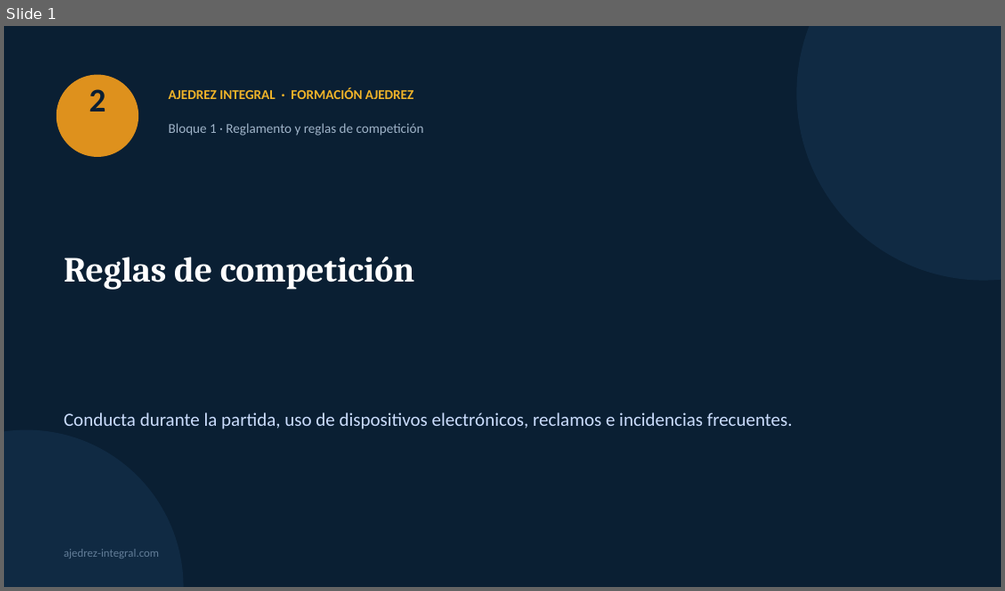
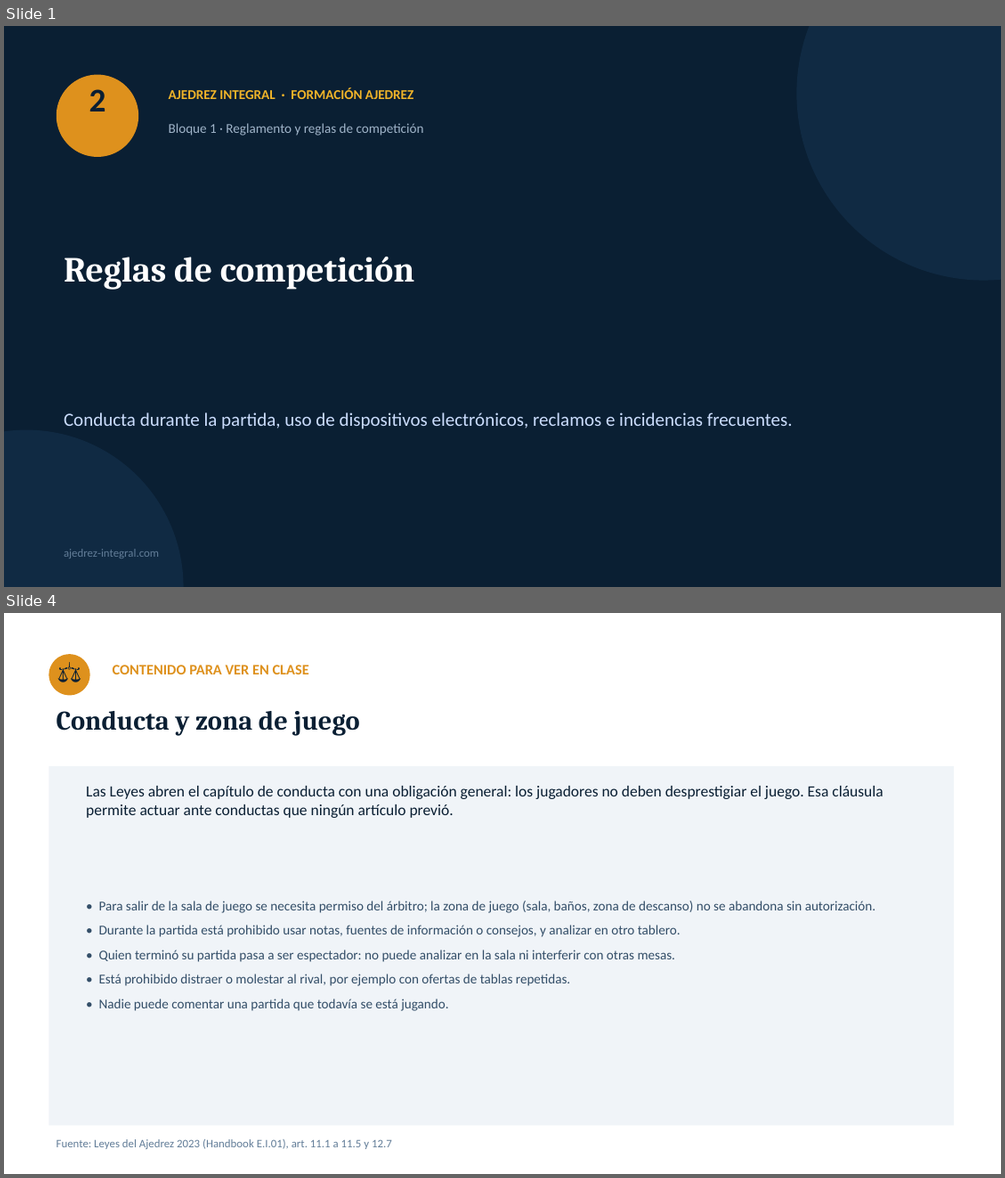
Before and after one commit to GMpupilo2026/Pagina-Completa, a slide deck: cursos/recursos/formacion-ajedrez/02-reglas-de-competicion.pptx. Shown one above the other, each under a label of ours: slide 1 before the commit, slides 1 and 4 after it; the slides between them are not shown. The pictures are 1005x591 and 1005x1178 pixels, drawn with LibreOffice and Linux fonts; fonts in the diff are those of the drawing. Boxes give left, top, right and bottom in pixels: in the first picture for what was removed or moved away, otherwise in the second. Text is boxed around its words. In the diff, an @@ line names an element or a change of style, - is before the commit and + after.

```diff
--- a/cursos/recursos/formacion-ajedrez/02-reglas-de-competicion.pptx
+++ b/cursos/recursos/formacion-ajedrez/02-reglas-de-competicion.pptx
@@ slide 4 added at box(4, 613, 1001, 1174), background #FFFFFF @@
@@ ellipse added at box(48, 654, 90, 695), fill #DE911D @@
@@ text added at box(48, 654, 90, 695), 20 pt, text #0A1F33 @@
+⚖
@@ text added at box(113, 665, 309, 674), 14 pt, text #DE911D, bold @@
+CONTENIDO PARA VER EN CLASE
@@ text added at box(57, 711, 360, 735), 26 pt, text #0A1F33, bold @@
+Conducta y zona de juego
@@ rectangle added at box(48, 766, 954, 1126), fill #F0F4F8 @@
@@ text added at box(86, 786, 882, 818), 15 pt, text #0A1F33 @@
+Las Leyes abren el capítulo de conducta con una obligación general: los jugadores no deben desprestigiar el juego. Esa cláusula permite actuar ante conductas que ningún artículo previó.
@@ text added at box(99, 900, 875, 1011), 13 pt, text #334E68 @@
+• Para salir de la sala de juego se necesita permiso del árbitro; la zona de juego (sala, baños, zona de descanso) no se abandona sin autorización.
+• Durante la partida está prohibido usar notas, fuentes de información o consejos, y analizar en otro tablero.
+• Quien terminó su partida pasa a ser espectador: no puede analizar en la sala ni interferir con otras mesas.
+• Está prohibido distraer o molestar al rival, por ejemplo con ofertas de tablas repetidas.
+• Nadie puede comentar una partida que todavía se está jugando.
@@ text added at box(57, 1139, 392, 1149), 11 pt, text #627D98 @@
+Fuente: Leyes del Ajedrez 2023 (Handbook E.I.01), art. 11.1 a 11.5 y 12.7
```
Also in this commit, not shown: 1 slide changed, 25 other slides added, 2 slides removed, 28 other files.
